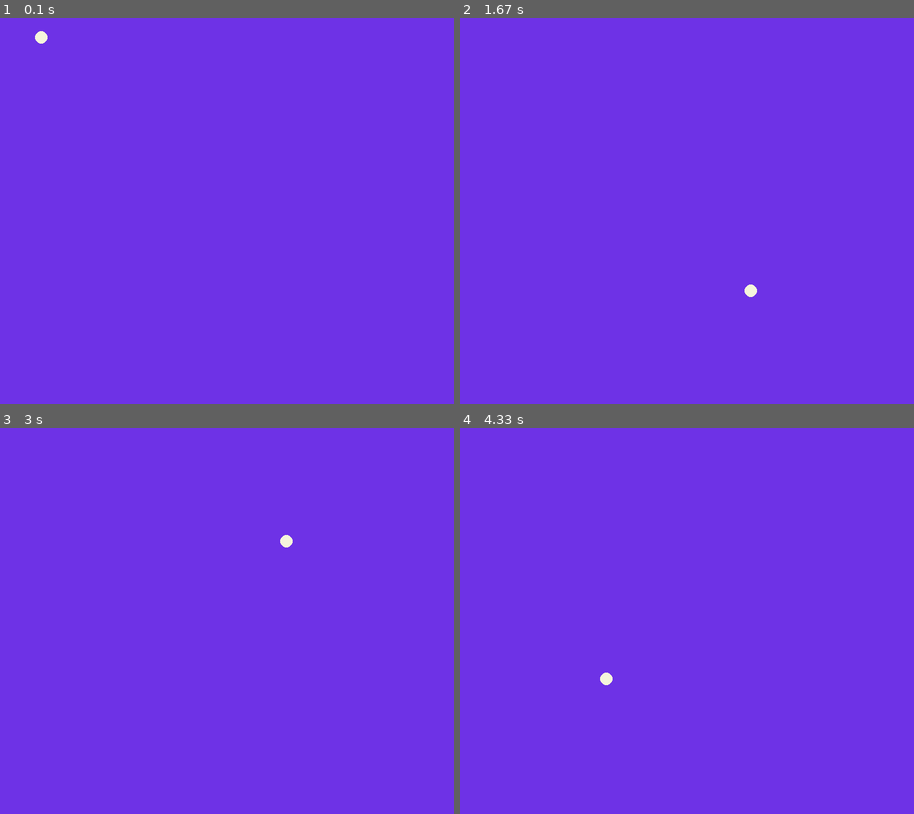
Above: before the commit, frames 1-4 (two rows, left to right).
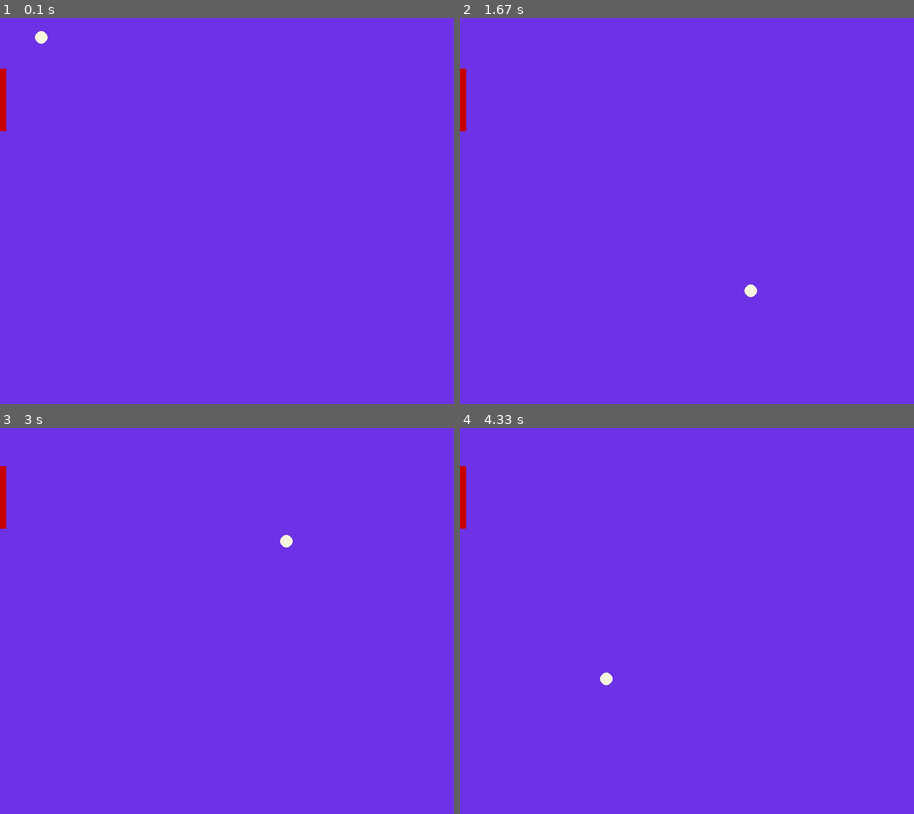
Above: after the commit, the same moments.

Repository: BackMountainDevil/pongPygame
Game: pygame game, started from pong.py
Two runs of this game, one before a commit and one after it. Both use one fixed random seed, a clock stepped at 60 frames per second and the inputs below.
Inputs:
- Up to frame 1 (0.1 s): no input
- Up to frame 2 (1.67 s): hold Up 0.33-0.8 s; hold Down 0.83-1.13 s; hold Up 1.17-1.53 s; hold Down from 1.57 s (still down)
- Up to frame 3 (3 s): release Down at 1.93 s; hold Up 1.97-2.27 s; hold Down 2.3-2.6 s; hold Up from 2.63 s (still down)
- Up to frame 4 (4.33 s): release Up at 3 s; hold Down 3.03-3.4 s; hold Up 3.43-3.73 s; hold Down 3.77-4.07 s; hold Up from 4.1 s (still down)

The runs differ from the first frame. In frame 1, 0.2% of the frame differs, in the area x 0-2%, y 13-30%; in frame 2, 0.2%; in frame 3, 0.2%; in frame 4, 0.2%.

Commit message:
添加随着键盘上下动的球拍

Diff:
--- a/pong.py
+++ b/pong.py
@@ -10,6 +10,7 @@
 @Desc    :  基于py3-pygame的乒乓球游戏
 '''
 import pygame
+from pygame.locals import K_DOWN, K_UP
 import time
 
 WIDTH = 808
@@ -17,28 +18,43 @@
 
 CBACK = (110, 50, 230)
 CBALL = (245, 245, 220)
+CRKT = (200, 0, 0)
 
 
 def main():
-    x = 10
+    x = 10  # 球数据
     y = 10
     radius = 10
     speedx = 7
     speedy = 5
+
+    rkty = 100   # 球拍数据
+    rkth = 100
+    rkstep = 20
 
     pygame.init()
     screen = pygame.display.set_mode((WIDTH, HEIGHT))
     pygame.display.set_caption('Pong Pygame program')
 
     while True:
-        screen.fill(CBACK)
+        screen.fill(CBACK)      # 清空画面为背景色
         time.sleep(0.01)
         for event in pygame.event.get():
             if event.type == pygame.QUIT:
                 pygame.quit()
                 return 0
-        pygame.draw.circle(screen, CBALL, (x, y), radius, 0)
-        if(x > WIDTH or x < 0):
+            if event.type == pygame.KEYDOWN:    # 键盘上下按钮响应
+                pressed_keys = pygame.key.get_pressed()
+                if pressed_keys[K_UP]:
+                    if rkty - rkstep >= 0:       # 球拍的边界处理
+                        rkty = rkty - rkstep
+                elif pressed_keys[K_DOWN]:
+                    if rkty + rkth + rkstep <= HEIGHT:
+                        rkty = rkty + rkstep
+
+        pygame.draw.rect(screen, CRKT, (0, rkty, 10, rkth), 0)
+        pygame.draw.circle(screen, CBALL, (x, y), radius, 0)    # 画实心球
+        if(x > WIDTH or x < 0):     # 球的边界处理
             speedx = - speedx
         if(y > HEIGHT or y < 0):
             speedy = -speedy
